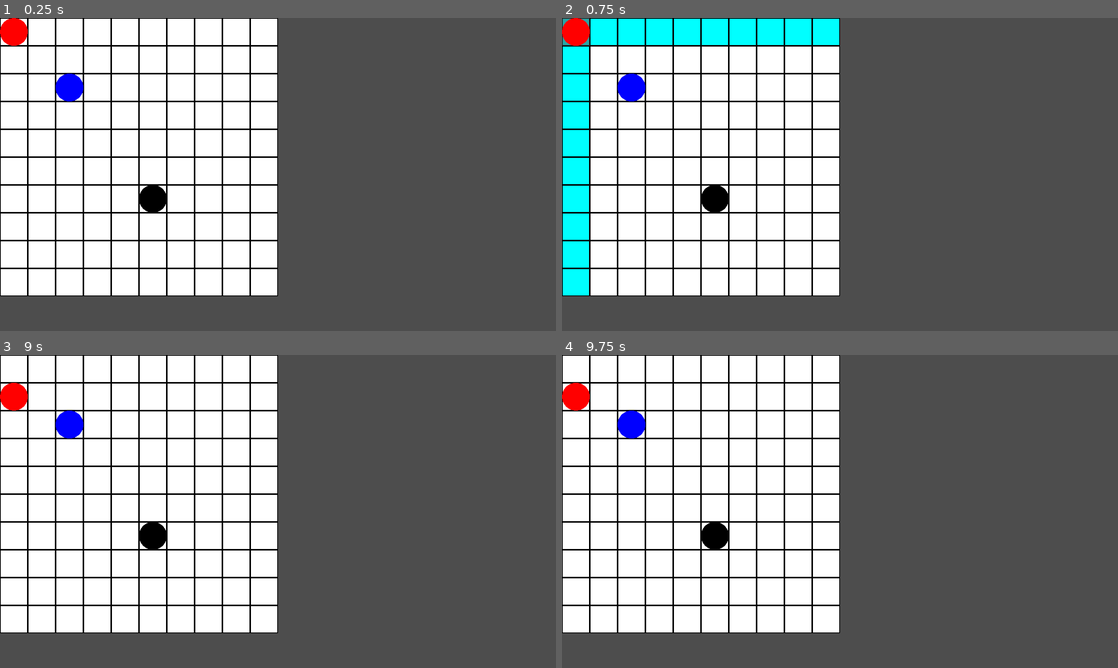
Above: before the commit, frames 1-4 (two rows, left to right).
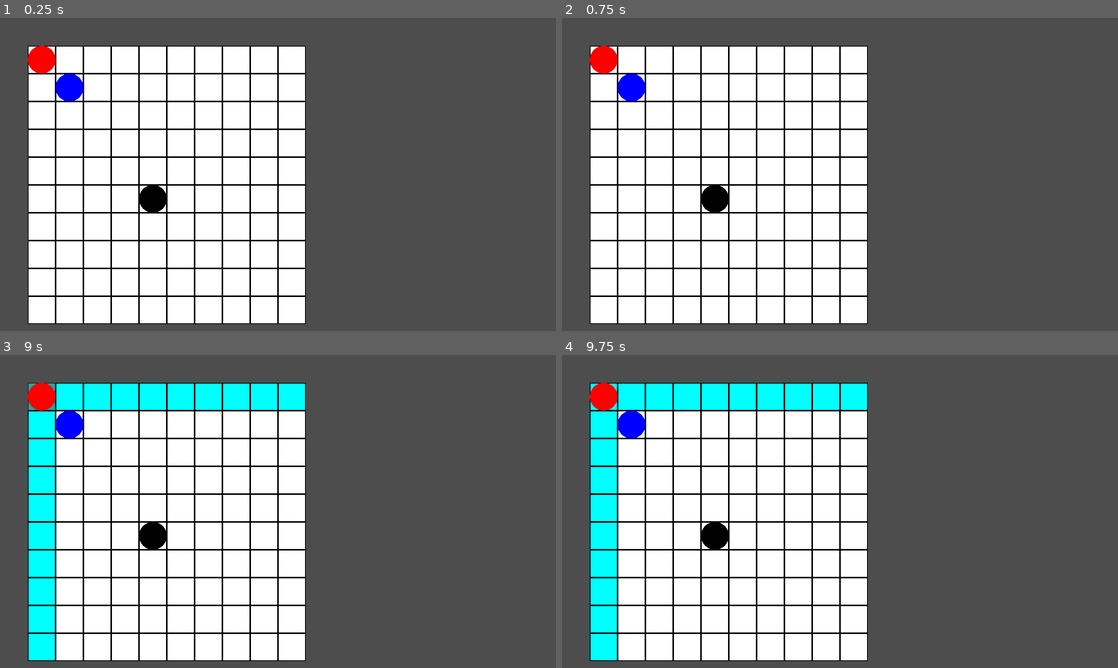
Above: after the commit, the same moments.

Repository: dlee4901/grid-game
Game: Godot game, scene res://scenes/main.tscn
The game is run twice, just before and just after one commit, with the same random seed, the same clock (stepped at 60 frames per second) and the same inputs.
Inputs (mouse positions are in pixels of both pictures, inside the frame that each line leads up to):
- Up to frame 1 (0.25 s): no input
- Up to frame 2 (0.75 s): tap Enter at 0.5 s; move the mouse to (573, 30) at 0.52 s; tap W (key_w) at 0.6 s; click (573, 30) at 0.67 s
- Up to frame 3 (9 s): tap Space at 1.25, 2.75, 4.25 s; move the mouse to (11, 395) at 1.27 s; click (11, 395) at 1.35 s; tap Enter at 2, 3.5 s; move the mouse to (11, 423) at 2.02 s; tap W (key_w) every 1.5 s from 2.1 to 8.1 s; click (11, 423) at 2.17 s; move the mouse to (11, 452) at 2.77 s; click (11, 452) at 2.85 s; move the mouse to (11, 480) at 3.52 s; click (11, 480) at 3.67 s; move the mouse to (11, 508) at 4.27 s; click (11, 508) at 4.35 s; move the mouse to (11, 536) at 5.02 s; click (11, 536) at 5.17 s; move the mouse to (11, 564) at 5.77 s; click (11, 564) at 5.85 s; move the mouse to (11, 592) at 6.52 s; click (11, 592) at 6.67 s; move the mouse to (11, 617) at 7.27 s; click (11, 617) at 7.35 s; move the mouse to (44, 367) at 8.02 s; click (44, 367) at 8.17 s; move the mouse to (44, 395) at 8.77 s; click (44, 395) at 8.85 s
- Up to frame 4 (9.75 s): move the mouse to (1006, 558) at 9.52 s; tap W (key_w) at 9.6 s; click (1006, 558) at 9.67 s

The runs differ from the first frame. In frame 1, 17% of the frame differs, in the area x 0-55%, y 0-98%; in frame 2, 17%; in frame 3, 24%; in frame 4, 24%.

Commit message:
update grid traversal + add state machine

Diff:
--- a/scenes/grid.tscn
+++ b/scenes/grid.tscn
@@ -1,6 +1,9 @@
-[gd_scene load_steps=2 format=3 uid="uid://b5iechvgmcuhk"]
+[gd_scene load_steps=5 format=3 uid="uid://b5iechvgmcuhk"]
 
 [ext_resource type="Script" path="res://scripts/grid.gd" id="1_65r8e"]
+[ext_resource type="Script" path="res://scripts/states/state_machine.gd" id="2_ollib"]
+[ext_resource type="Script" path="res://scripts/states/grid/idle.gd" id="3_q64ac"]
+[ext_resource type="Script" path="res://scripts/states/grid/selecting_move.gd" id="4_ud3vo"]
 
 [node name="Grid" type="Node2D"]
 script = ExtResource("1_65r8e")
@@ -8,3 +11,10 @@
 max_y = 10
 
 [node name="StateMachine" type="Node" parent="."]
+script = ExtResource("2_ollib")
+
+[node name="GridIdle" type="Node" parent="StateMachine"]
+script = ExtResource("3_q64ac")
+
+[node name="GridSelectingMove" type="Node" parent="StateMachine"]
+script = ExtResource("4_ud3vo")
--- /dev/null
+++ b/scenes/grid_ui.tscn
@@ -0,0 +1,11 @@
+[gd_scene load_steps=2 format=3 uid="uid://clo54wmaisn3h"]
+
+[ext_resource type="Script" path="res://scripts/grid_ui.gd" id="1_dkryv"]
+
+[node name="GridUi" type="VBoxContainer"]
+anchors_preset = 15
+anchor_right = 1.0
+anchor_bottom = 1.0
+grow_horizontal = 2
+grow_vertical = 2
+script = ExtResource("1_dkryv")
--- a/scripts/autoload/util.gd
+++ b/scripts/autoload/util.gd
@@ -3,8 +3,8 @@
 enum Facing {N, E, S, W}
 enum Direction {stride, step, line, diagonal, straight, horizontal, vertical, N, NE, E, SE, S, SW, W, NW}
 
-func load_tree_script(tree, script):
-	var child = script.new()
+func load_tree_object(tree, object):
+	var child = object.new()
 	tree.add_child(child)
 	return child
 
--- a/scripts/game_mode.gd
+++ /dev/null
@@ -1,9 +0,0 @@
-extends Node
-
-# Called when the node enters the scene tree for the first time.
-func _ready():
-	pass # Replace with function body.
-
-# Called every frame. 'delta' is the elapsed time since the previous frame.
-func _process(delta):
-	pass
--- a/scripts/game_state.gd
+++ /dev/null
@@ -1,9 +0,0 @@
-extends Node
-
-# Called when the node enters the scene tree for the first time.
-func _ready():
-	pass # Replace with function body.
-
-# Called every frame. 'delta' is the elapsed time since the previous frame.
-func _process(delta):
-	pass
--- a/scripts/grid.gd
+++ b/scripts/grid.gd
@@ -1,23 +1,29 @@
 extends Node2D
-
-const Tile = preload("res://scenes/tile.tscn")
-const Unit = preload("res://scenes/unit.tscn")
+class_name Grid
+
+var tile_scene = preload("res://scenes/tile.tscn")
+var unit_scene = preload("res://scenes/unit.tscn")
 
 @export var max_x: int
 @export var max_y: int
 
-var tiles: Array
-var units: Array
-
-var selected_unit
+enum Terrain {DEFAULT, ROCK, HOLE}
+
+var tiles: Array[Tile]
+var units: Array[Unit]
+var terrain: Array[Terrain]
+var selected_position: Vector2i
+
 
 # Called when the node enters the scene tree for the first time.
 func _ready():
 	tiles.resize(max_x * max_y)
 	units.resize(max_x * max_y)
-	generate_tiles()
+	terrain.resize(max_x * max_y)
+	selected_position = Vector2i(0, 0)
+	init_tiles()
 	generate_units()
-	selected_unit == null
+
 
 # Called every frame. 'delta' is the elapsed time since the previous frame.
 func _process(delta):
@@ -26,72 +32,65 @@
 func _on_tile_selected(grid_position):
 	var positions: Array[Vector2i]
 	var unit = get_unit(grid_position)
-	if selected_unit == null:
+	if not selected_position:
 		if unit != null:
 			positions = get_traversable_positions(grid_position)
 			set_tiles_traversable(positions)
-			selected_unit = unit
+			selected_position = grid_position
 		else:
 			reset_all_tiles()
 	else:
 		if get_tile(grid_position).state["traversable"]:
-			set_unit_position(selected_unit, grid_position)
-		selected_unit = null
+			update_unit_position(selected_position, grid_position)
+		selected_position = Vector2i(0, 0)
 		reset_all_tiles()
 
-func get_tile(position: Vector2i):
+func get_tile(position: Vector2i) -> Tile:
 	return tiles[flatten(position)]
 
-func get_unit(position: Vector2i):
+func get_unit(position: Vector2i) -> Unit:
 	return units[flatten(position)]
 
-func set_tile_position(tile, position: Vector2i):
+func set_tile_position(tile, position: Vector2i, terrain_type=Terrain.DEFAULT):
+	if not is_legal_position(position):
+		return
 	tiles[flatten(position)] = tile
 	tile.grid_position = position
 	tile.position = tile.offset * position + tile.offset/2
-
-func set_unit_position(unit, position: Vector2i):
+	terrain[flatten(position)] = terrain_type
+
+func update_unit_position(src: Vector2i, dst: Vector2i):
+	var unit = get_unit(src)
+	if unit == null:
+		return
+	set_unit_position(unit, dst)
+	delete_unit_position(src)
+
+func set_unit_position(unit: Unit, position: Vector2i):
+	if not is_legal_position(position):
+		return
 	units[flatten(position)] = unit
 	unit.grid_position = position
 	unit.position = get_tile(position).offset * position + get_tile(position).offset/2
 
 func delete_unit_position(position: Vector2i):
 	var unit = units[flatten(position)]
-	units.remove_at(flatten(position))
-	unit.queue_free()
-
-func create_tile():
-	var tile = Util.load_tree_scene(self, Tile)
+	units[flatten(position)] = null
+
+func create_tile() -> Tile:
+	var tile = Util.load_tree_scene(self, tile_scene)
 	tile.selected.connect(_on_tile_selected)
 	return tile
 
-func generate_units():
-	var unit_rook = Util.load_tree_scene(self, Unit)
-	unit_rook.init("rook", Util.Direction.straight, -1, false, false)
-	unit_rook.load_sprite("res://assets/circle-red.png")
-
-	var unit_bishop = Util.load_tree_scene(self, Unit)
-	unit_bishop.init("bishop", Util.Direction.diagonal, -1, false, false)
-	unit_bishop.load_sprite("res://assets/circle-blue.png")
-
-	var unit_queen = Util.load_tree_scene(self, Unit)
-	unit_queen.init("queen", Util.Direction.line, -1, false, false)
-	unit_queen.load_sprite("res://assets/circle-black.png")
-
-	set_unit_position(unit_rook, Vector2i(0, 0))
-	set_unit_position(unit_bishop, Vector2i(2, 2))
-	set_unit_position(unit_queen, Vector2i(5, 6))
-
-func generate_tiles():
-	for x in range(0, max_x):
-		for y in range(0, max_y):
-			set_tile_position(create_tile(), Vector2i(x, y))
-
-func flatten(vector: Vector2i):
-	return vector.x * max_x + vector.y
-
-func unflatten(i):
-	return Vector2i(i % max_x, i / max_x)
+func init_tiles():
+	for i in tiles.size():
+		set_tile_position(create_tile(), unflatten(i))
+
+func flatten(vector: Vector2i) -> int:
+	return (vector.y - 1) * max_x + vector.x - 1
+
+func unflatten(i) -> Vector2i:
+	return Vector2i(i % max_x + 1, i / max_x + 1)
 
 func reset_all_tiles():
 	for tile in tiles:
@@ -101,41 +100,56 @@
 	for i in positions:
 		get_tile(i).set_traversable(true)
 
-func get_traversable_positions(position: Vector2i):
-	var traversable_positions: Array[Vector2i]
+func generate_units():
+	var unit_rook = Util.load_tree_scene(self, unit_scene)
+	unit_rook.init("rook", Util.Direction.straight, -1, false, false)
+	unit_rook.load_sprite("res://assets/circle-red.png")
+
+	var unit_bishop = Util.load_tree_scene(self, unit_scene)
+	unit_bishop.init("bishop", Util.Direction.diagonal, -1, false, false)
+	unit_bishop.load_sprite("res://assets/circle-blue.png")
+
+	var unit_queen = Util.load_tree_scene(self, unit_scene)
+	unit_queen.init("queen", Util.Direction.line, -1, false, false)
+	unit_queen.load_sprite("res://assets/circle-black.png")
+
+	set_unit_position(unit_rook, Vector2i(1, 1))
+	set_unit_position(unit_bishop, Vector2i(2, 2))
+	set_unit_position(unit_queen, Vector2i(5, 6))
+
+func get_traversable_positions(position: Vector2i) -> Array[Vector2i]:
+	var traversal_positions: Array[Vector2i]
 	var unit = get_unit(position)
-	if unit != null:
-		var absolute_directions = get_absolute_directions(unit)
-		var xy_directions = get_xy_directions(absolute_directions)
-		var new_positions = matrix_add(xy_directions, position, unit.move_distance)
-		var valid_positions = get_valid_positions(new_positions)
-		traversable_positions = valid_positions
-	return traversable_positions
-
-func get_valid_positions(positions: Array[Vector2i]):
-	var valid_positions: Array[Vector2i]
-	var dict = {}
-	for i in range(0, positions.size()):
-		if positions[i].x >= 0 and positions[i].y >= 0 and positions[i].x < max_x and positions[i].y < max_y:
-			if not dict.has(positions[i]):
-				dict[positions[i]] = 0
-				valid_positions.append(positions[i])
+	if not is_legal_position(position) or unit == null:
+		return traversal_positions
+	var absolute_directions = get_absolute_directions(get_unit(position))
+	var xy_directions = get_xy_directions(absolute_directions)
+	var valid_positions = get_valid_positions(position, xy_directions, unit.move_distance)
 	return valid_positions
 
-# TODO does not account for unit collision
-func matrix_add(matrix: Array[Vector2i], vector: Vector2i, iterations=1):
-	var new_matrix: Array[Vector2i]
-	if iterations < 0:
-		iterations = max_x
-	new_matrix.resize(8 * iterations)
-	new_matrix.fill(vector)
-	for i in range(0, iterations):
-		var start_index = 8 * i
-		for j in range(start_index, start_index + 8):
-			new_matrix[j] = new_matrix[j - 8] + matrix[j - start_index]
-	return new_matrix
-
-func get_xy_directions(absolute_directions):
+func get_valid_positions(initial_position: Vector2i, xy_directions: Array[Vector2i], distance=1) -> Array[Vector2i]:
+	var unique_positions = {initial_position:null}
+	var valid_positions = [initial_position]
+	if distance == -1:
+		distance = max(max_x, max_y)
+	for i in distance:
+		#if i > 0:
+			#print(i, valid_positions.slice(8 * (i - 1) + 1))
+		for j in xy_directions.size():
+			var start_position = initial_position
+			if i > 0:
+				start_position = valid_positions[xy_directions.size() * (i - 1) + (j + 1)]
+			var target_position = start_position + xy_directions[j]
+			if is_legal_position(target_position) and not is_blocked(get_unit(initial_position),  target_position) and not unique_positions.has(target_position):
+				valid_positions.append(target_position)
+				unique_positions[target_position] = null
+			else:
+				valid_positions.append(start_position)
+	var unique_valid_positions : Array[Vector2i]
+	unique_valid_positions.assign(unique_positions.keys())
+	return unique_valid_positions
+
+func get_xy_directions(absolute_directions: Array[bool]) -> Array[Vector2i]:
 	var xy_directions: Array[Vector2i]
 	for i in range(0, 8):
 		var x = 0
@@ -152,8 +166,8 @@
 		xy_directions.append(Vector2i(x, y))
 	return xy_directions
 
-func get_absolute_directions(unit):
-	var directions = [false, false, false, false, false, false, false, false]
+func get_absolute_directions(unit: Unit) -> Array[bool]:
+	var directions : Array[bool] = [false, false, false, false, false, false, false, false]
 	match unit.move_direction:
 		Util.Direction.stride, Util.Direction.line:
 			for i in range(0, 8):
@@ -205,3 +219,11 @@
 				print("grid::get_absolute_directions() - Invalid facing")
 		return directions.slice(shift) + directions.slice(0, shift)
 	return directions
+
+func is_blocked(unit, position) -> bool:
+	if get_unit(position):
+		return true
+	return false
+
+func is_legal_position(position) -> bool:
+	return position.x > 0 and position.y > 0 and position.x <= max_x and position.y <= max_y
--- a/scripts/states/tile_state.gd
+++ b/scripts/grid_ui.gd
@@ -1,4 +1,5 @@
-extends State
+extends VBoxContainer
+
 
 # Called when the node enters the scene tree for the first time.
 func _ready():
--- a/scripts/main.gd
+++ b/scripts/main.gd
@@ -1,7 +1,4 @@
 extends Node2D
-
-const GameMode = preload("res://scripts/game_mode.gd")
-const GameState = preload("res://scripts/game_state.gd")
 
 const Camera = preload("res://scenes/camera.tscn")
 const Grid = preload("res://scenes/grid.tscn")
@@ -20,7 +17,5 @@
 	pass
 
 func load_tree():
-	game_mode = Util.load_tree_script(self, GameMode)
-	game_state = Util.load_tree_script(self, GameState)
 	camera = Util.load_tree_scene(self, Camera)
 	grid = Util.load_tree_scene(self, Grid)
--- /dev/null
+++ b/scripts/states/grid/idle.gd
@@ -0,0 +1,13 @@
+extends State
+class_name GridIdle
+
+@export var grid: Grid
+
+func enter():
+	grid.reset_all_tiles()
+
+func exit():
+	pass
+
+func update(delta):
+	pass
--- /dev/null
+++ b/scripts/states/grid/selecting_move.gd
@@ -0,0 +1,11 @@
+extends State
+class_name GridSelectingMove
+
+func enter():
+	pass
+
+func exit():
+	pass
+
+func update(delta):
+	pass
--- a/scripts/states/state_machine.gd
+++ b/scripts/states/state_machine.gd
@@ -1,4 +1,5 @@
 extends Node
+class_name StateMachine
 
 @export var initial_state: State
 
@@ -18,7 +19,7 @@
 	if current_state:
 		current_state.update(delta)
 
-func _on_state_transition(old, new):
+func _on_state_transition(old: State, new: State):
 	if old != current_state:
 		return
 	var new_state = states.get(new)
--- a/scripts/tile.gd
+++ b/scripts/tile.gd
@@ -1,10 +1,11 @@
 extends Area2D
+class_name Tile
 
 @onready var sprite = $Sprite2D
 @onready var collision = $CollisionShape2D
+
 @onready var offset = Vector2i(collision.shape.size)
-
-@onready var grid_position = Vector2i(-1, -1)
+@onready var grid_position = Vector2i(0, 0)
 
 var state = {"hovered": false, "traversable": false}
 
@@ -38,7 +39,6 @@
 		sprite.modulate.r = 1
 
 func reset_state():
-	state["hovered"] = false
 	state["traversable"] = false
 	sprite.set_modulate(Color(1, 1, 1, 1))
 
--- a/scripts/unit.gd
+++ b/scripts/unit.gd
@@ -1,4 +1,5 @@
 extends Node2D
+class_name Unit
 
 @export var sprite: Sprite2D
 @export var title: String
